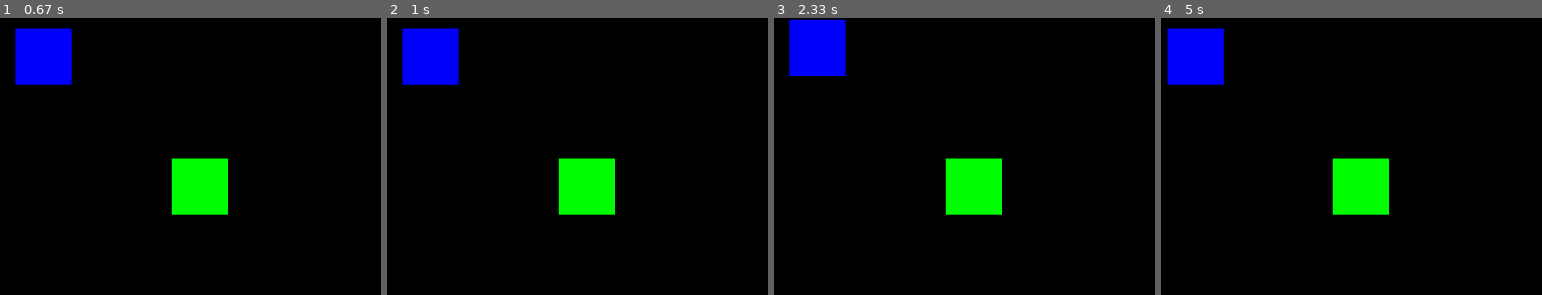
Above: before the commit, frames 1-4 (left to right).
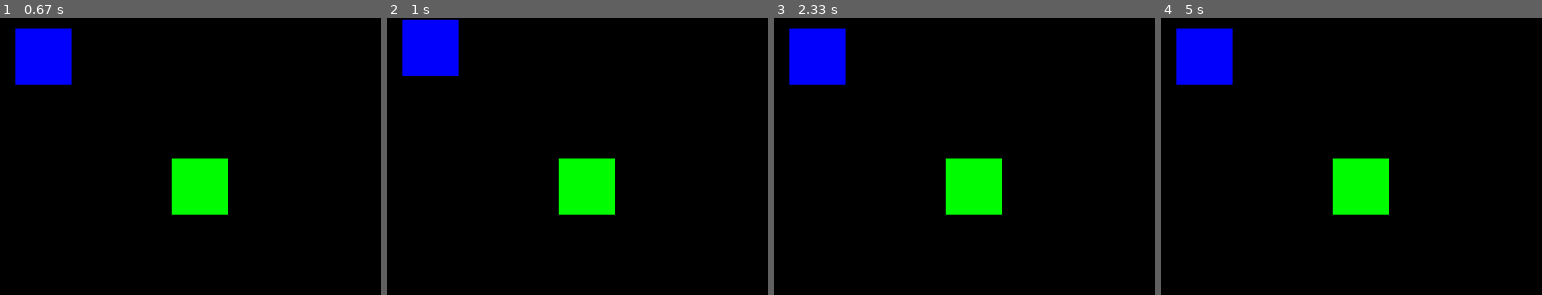
Above: after the commit, the same moments.

Repository: Valwiler/Pygame-RatMaze
Game: pygame game, started from main.py
The game is run twice, just before and just after one commit, with the same random seed, the same clock (stepped at 60 frames per second) and the same inputs.
Inputs:
- Up to frame 1 (0.67 s): hold Right from 0.33 s (still down)
- Up to frame 2 (1 s): release Right at 0.8 s; hold Up from 0.83 s (still down)
- Up to frame 3 (2.33 s): release Up at 1.13 s; hold Right 1.17-1.63 s; hold Left 1.67-2.2 s; hold Down from 2.23 s (still down)
- Up to frame 4 (5 s): release Down at 2.53 s; hold Left 2.57-2.97 s; hold Up 3-3.37 s; hold Right 3.4-4.03 s; hold Down 4.07-4.43 s; hold Left 4.47-4.93 s; hold Right from 4.97 s (still down)
The pictures show only the part of the screen within x 0-50%, y 0-50%; the shares and areas given below are measured in that part.

Frame 1 is identical in both runs. In frame 2, 1.0% of the frame differs, in the area x 3-19%, y 0-25%; in frame 3, 1.0%; in frame 4, 1.1%, in the area x 1-19%, y 3-25%.

Commit message:
no more flickering

Diff:
--- a/model/game.py
+++ b/model/game.py
@@ -7,7 +7,7 @@
 SCREEN_WIDTH = 1024
 SCREEN_HEIGHT = 640
 MVT = 10
-FR = 10
+FR = 60
 
 NUMBER_OF_ACTORS = 5
 LABORAT_ID = 0
@@ -17,7 +17,7 @@
 
     def __new__(cls):
         if cls.__instance is None:
-            print('creating new game instace')
+            print('creating new game instance')
             cls.__instance = super(Game, cls).__new__(cls)
             cls.actor_factory = af.Actor_Factory(NUMBER_OF_ACTORS)
             print(cls.actor_factory)
--- a/view/Window.py
+++ b/view/Window.py
@@ -14,4 +14,4 @@
         for icons in act_factory:
             color, rect = i.IconesActeurs(icons, 64).getIcon()
             pg.draw.rect(self.ecran, color, rect)
-            pg.display.update()
+        pg.display.update()
